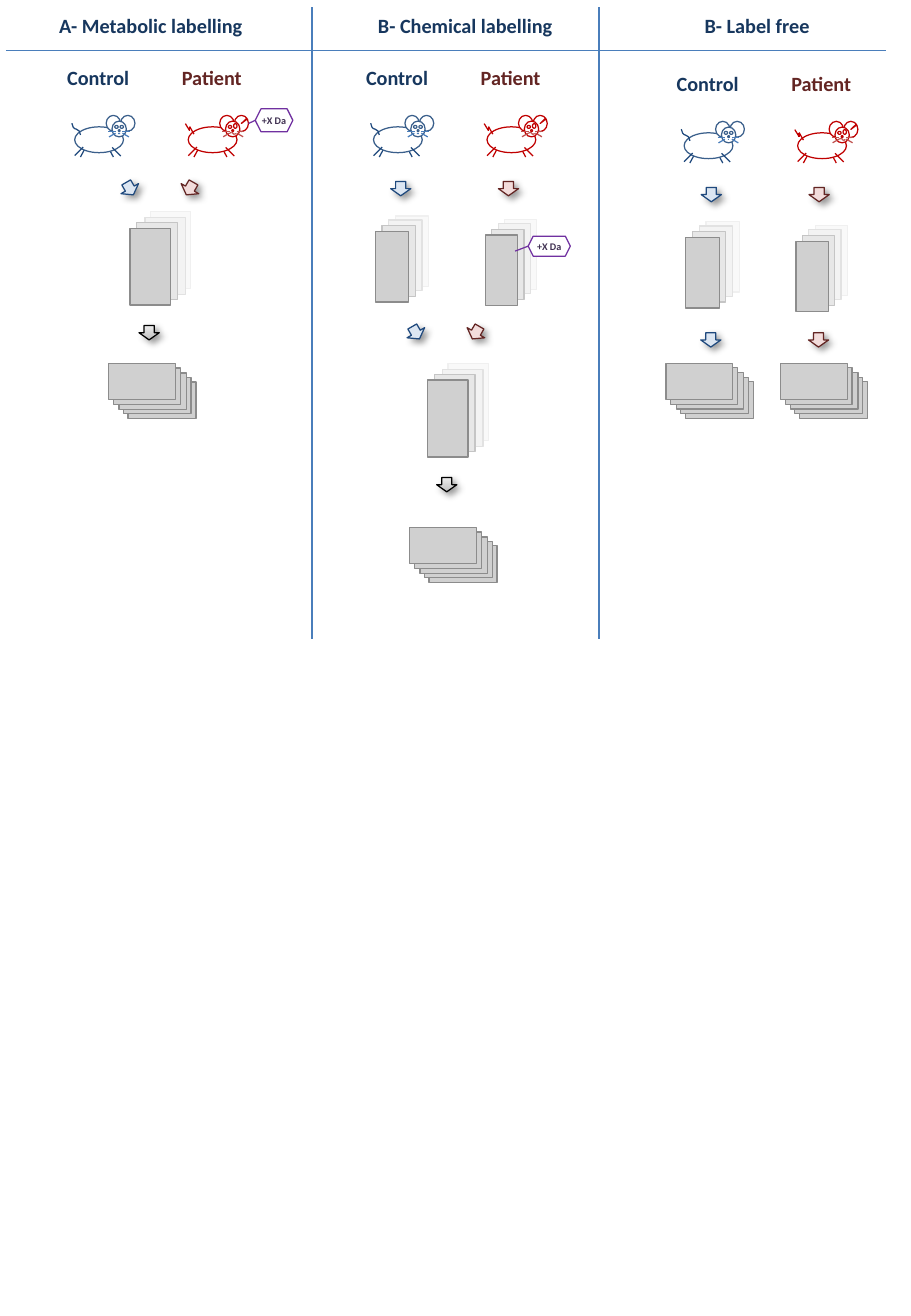
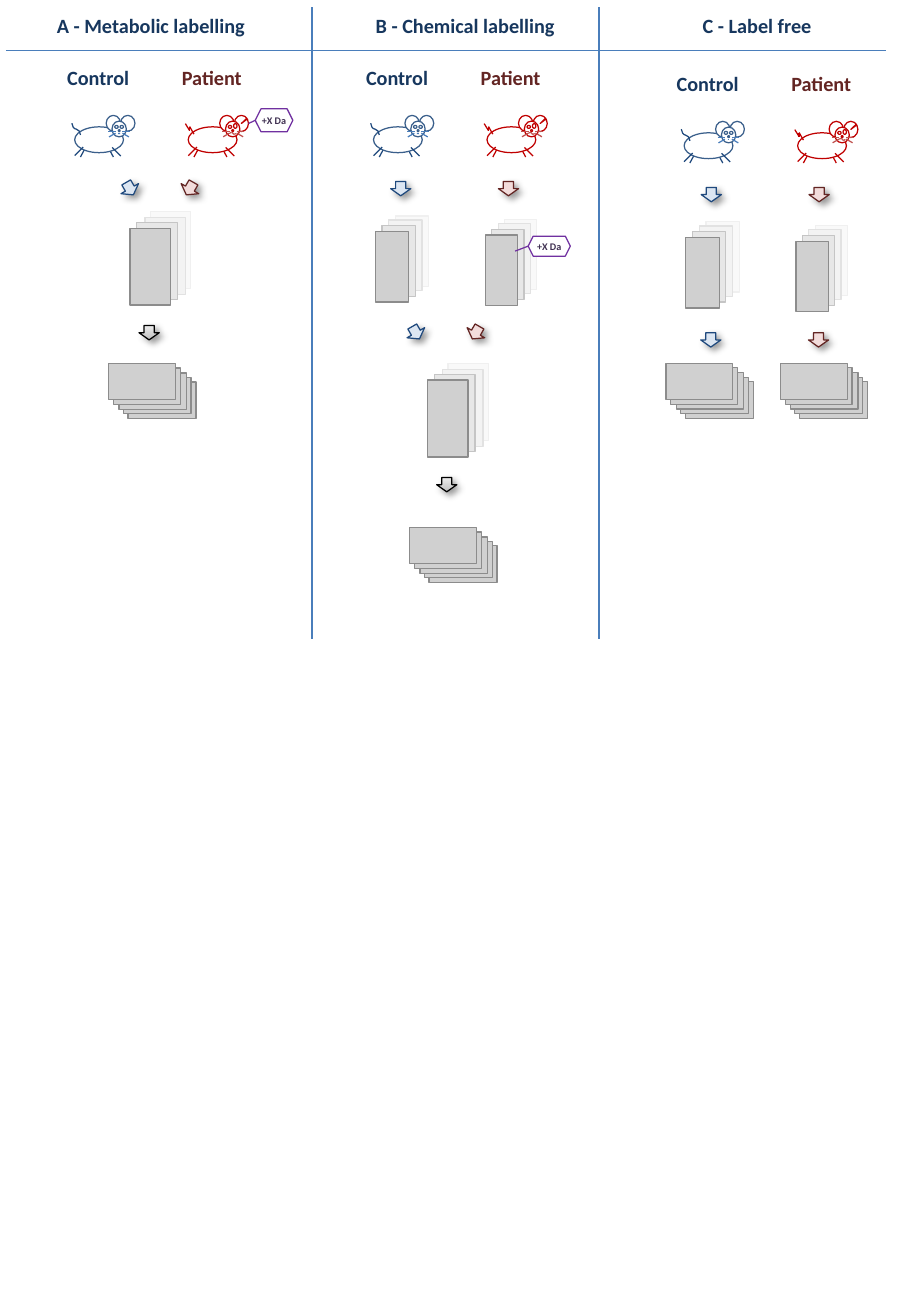
Before and after one commit to compomics/peptide-shaker, a slide deck: slide 2 of wiki/tutorial/2 - Quantification/2.0 - Introduction/illustrations/illustrations.pptx. Drawn at 911x1316 pixels with LibreOffice and Linux fonts; fonts in the diff are those of the drawing; grey boxes stand for pictures; background and template pictures are left out. Boxes give left, top, right and bottom in pixels: in the first picture for what was removed or moved away, otherwise in the second. Text is boxed around its words. In the diff, an @@ line names an element or a change of style, - is before the commit and + after.

```diff
--- a/wiki/tutorial/2 - Quantification/2.0 - Introduction/illustrations/illustrations.pptx
+++ b/wiki/tutorial/2 - Quantification/2.0 - Introduction/illustrations/illustrations.pptx
@@ text at [57,18,244,37]: spaces changed @@
-A- Metabolic labelling
+A - Metabolic labelling
@@ text at [376,18,554,37]: spaces changed @@
-B- Chemical labelling
+B - Chemical labelling
@@ text at [703,18,812,33]: text changed @@
-B- Label free
+C - Label free
```
Also in this commit, not shown: 2 other files.
